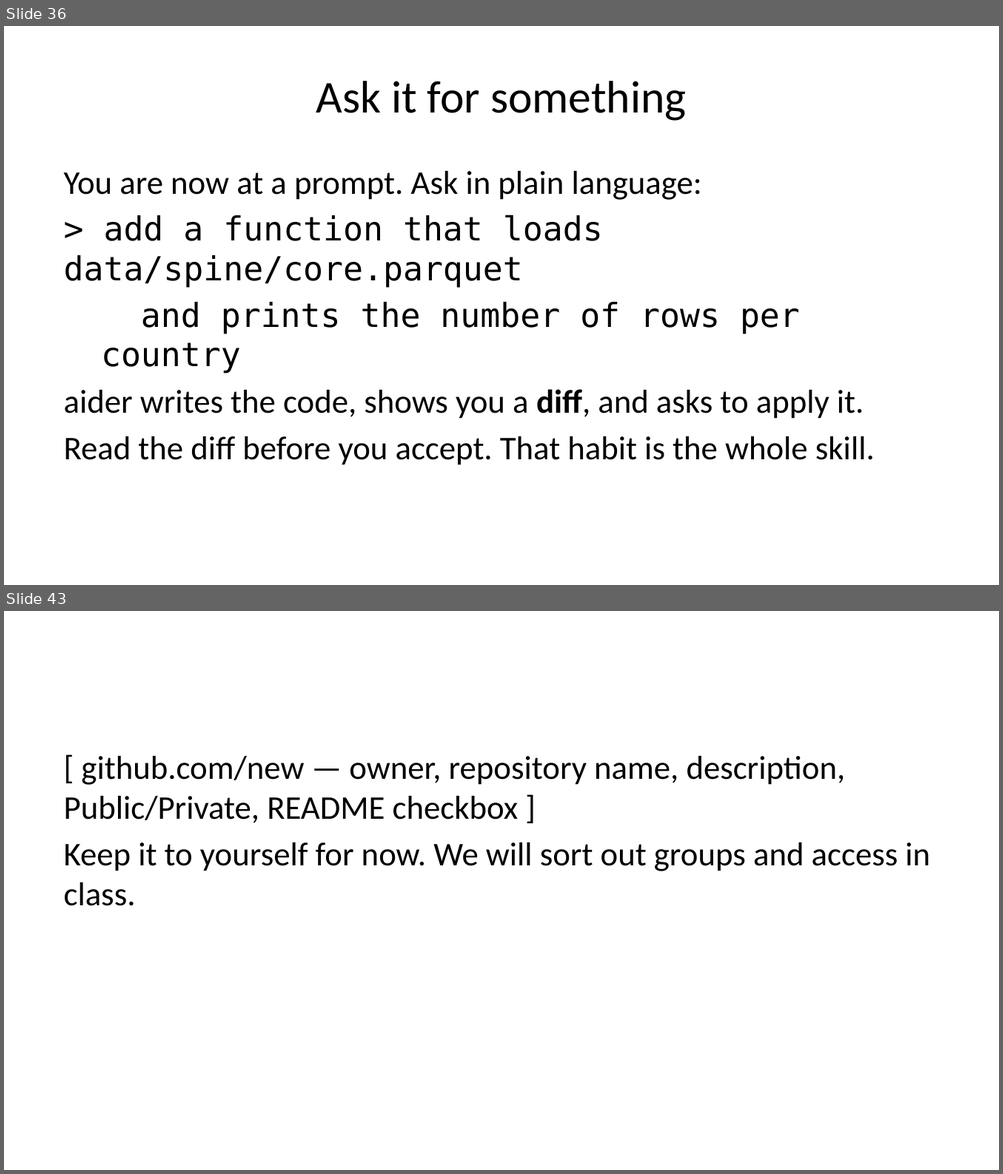
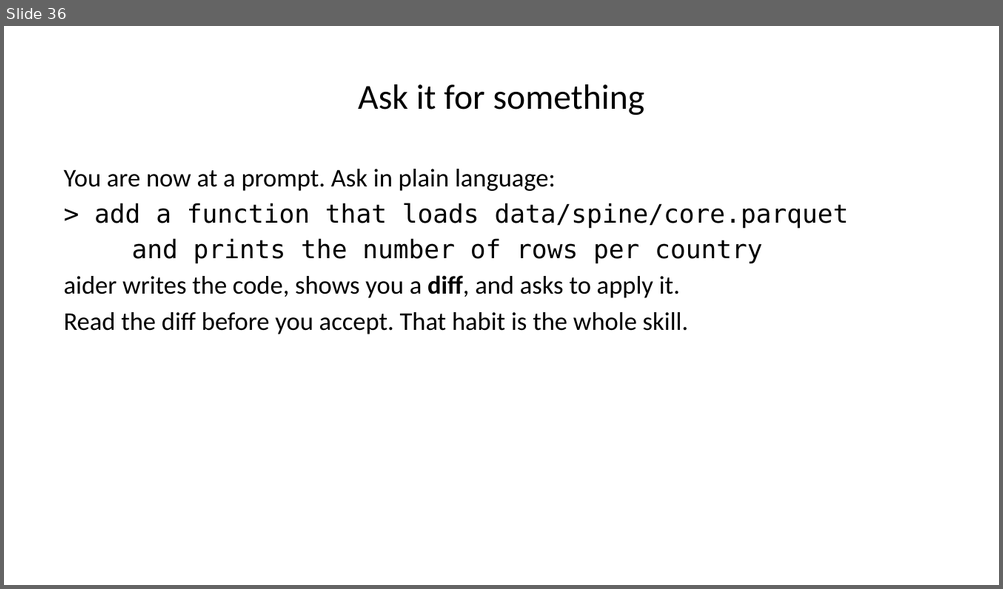
Before and after one commit to warint/quantitative-methods, a slide deck: 01-foundations-scenarios-and-tools/00-pre-session/slides-welcome-and-setup.pptx. Shown one above the other, each under a label of ours: slides 36 and 43 before the commit, slide 36 after it; the slides between them are not shown. The pictures are 1003x1174 and 1003x589 pixels, drawn with LibreOffice and Linux fonts; fonts in the diff are those of the drawing. Boxes give left, top, right and bottom in pixels: in the first picture for what was removed or moved away, otherwise in the second. Text is boxed around its words. In the diff, an @@ line names an element or a change of style, - is before the commit and + after.

```diff
--- a/01-foundations-scenarios-and-tools/00-pre-session/slides-welcome-and-setup.pptx
+++ b/01-foundations-scenarios-and-tools/00-pre-session/slides-welcome-and-setup.pptx
@@ slide 43 removed at [4, 611, 999, 1170], background #FFFFFF @@
@@ text removed at [64, 756, 930, 906] @@
-[ github.com/new — owner, repository name, description, Public/Private, README checkbox ]
-Keep it to yourself for now. We will sort out groups and access in class.
@@ slide 36 changed as well @@
@@ title "Ask it for something" at [358, 84, 645, 116]: size 33 to 25.5 pt @@
@@ text "You are now at a ..." at [64, 169, 848, 335]: size 24 to 18.5 pt; less space between paragraphs @@
```
Also in this commit, not shown: 46 other slides changed, 11 other slides removed, 44 other files.
